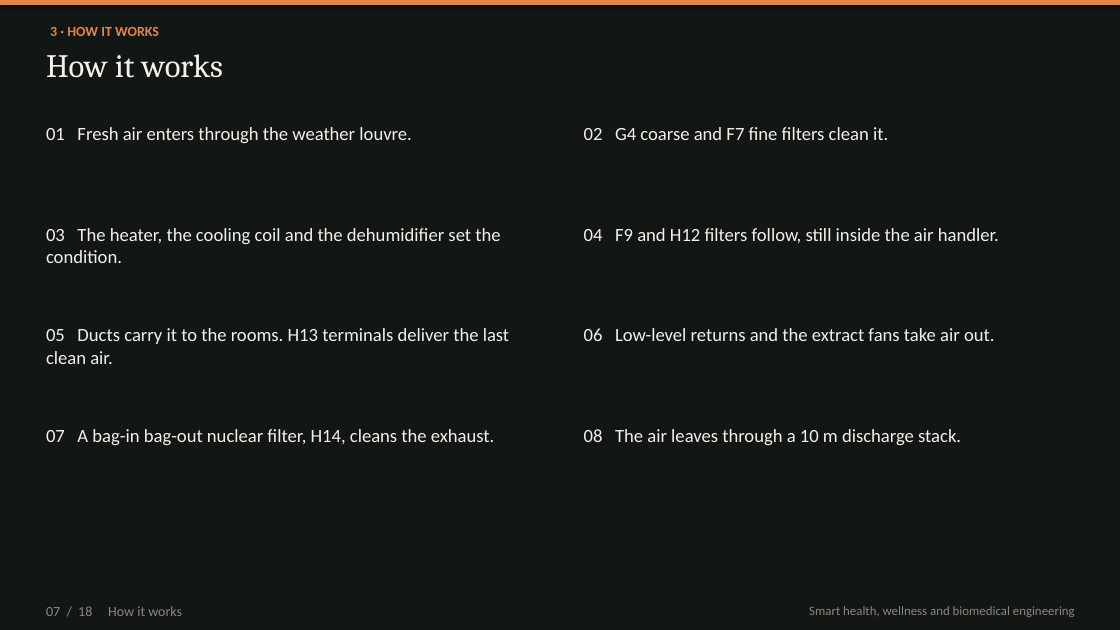
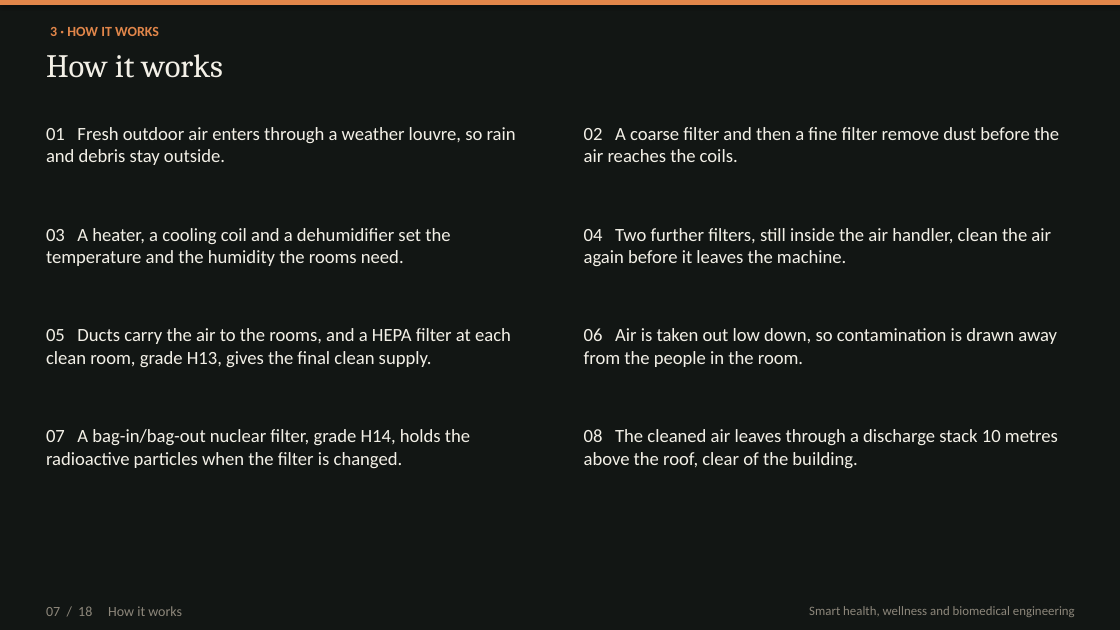
Before and after one commit to kakaijacob/Special-Operations-Schema, a slide deck: slide 7 of iek-talks/IEK_Cyclotron_HVAC_18_slides.pptx. Drawn at 1120x630 pixels with LibreOffice and Linux fonts; fonts in the diff are those of the drawing. Boxes give left, top, right and bottom in pixels: in the first picture for what was removed or moved away, otherwise in the second. Text is boxed around its words. In the diff, an @@ line names an element or a change of style, - is before the commit and + after.

```diff
--- a/iek-talks/IEK_Cyclotron_HVAC_18_slides.pptx
+++ b/iek-talks/IEK_Cyclotron_HVAC_18_slides.pptx
@@ text at [46,127,516,165]: text changed @@
-01 Fresh air enters through the weather louvre.
+01 Fresh outdoor air enters through a weather louvre, so rain and debris stay outside.
@@ text at [584,127,1059,162]: text changed @@
-02 G4 coarse and F7 fine filters clean it.
+02 A coarse filter and then a fine filter remove dust before the air reaches the coils.
@@ text at [46,228,450,266]: text changed @@
-03 The heater, the cooling coil and the dehumidifier set the condition.
+03 A heater, a cooling coil and a dehumidifier set the temperature and the humidity the rooms need.
@@ text at [584,228,1051,266]: text changed @@
-04 F9 and H12 filters follow, still inside the air handler.
+04 Two further filters, still inside the air handler, clean the air again before it leaves the machine.
@@ text at [46,328,511,367]: text changed @@
-05 Ducts carry it to the rooms. H13 terminals deliver the last clean air.
+05 Ducts carry the air to the rooms, and a HEPA filter at each clean room, grade H13, gives the final clean supply.
@@ text at [584,328,1057,367]: text changed @@
-06 Low-level returns and the extract fans take air out.
+06 Air is taken out low down, so contamination is drawn away from the people in the room.
@@ text at [46,429,470,468]: text changed @@
-07 A bag-in bag-out nuclear filter, H14, cleans the exhaust.
+07 A bag-in/bag-out nuclear filter, grade H14, holds the radioactive particles when the filter is changed.
@@ text at [584,429,1058,468]: text changed @@
-08 The air leaves through a 10 m discharge stack.
+08 The cleaned air leaves through a discharge stack 10 metres above the roof, clear of the building.
```
Also in this commit, not shown: 17 other slides changed, 1 other file.
